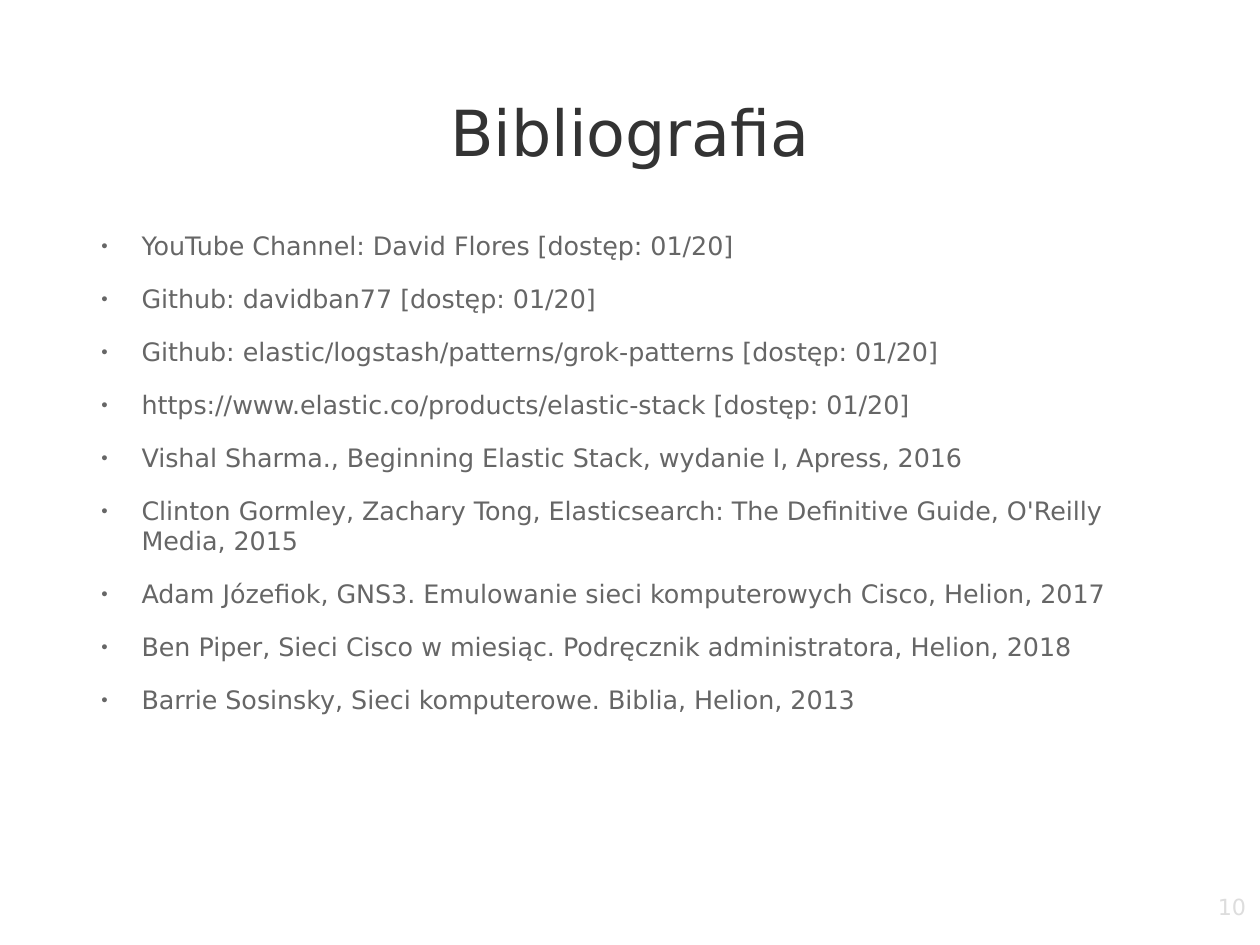
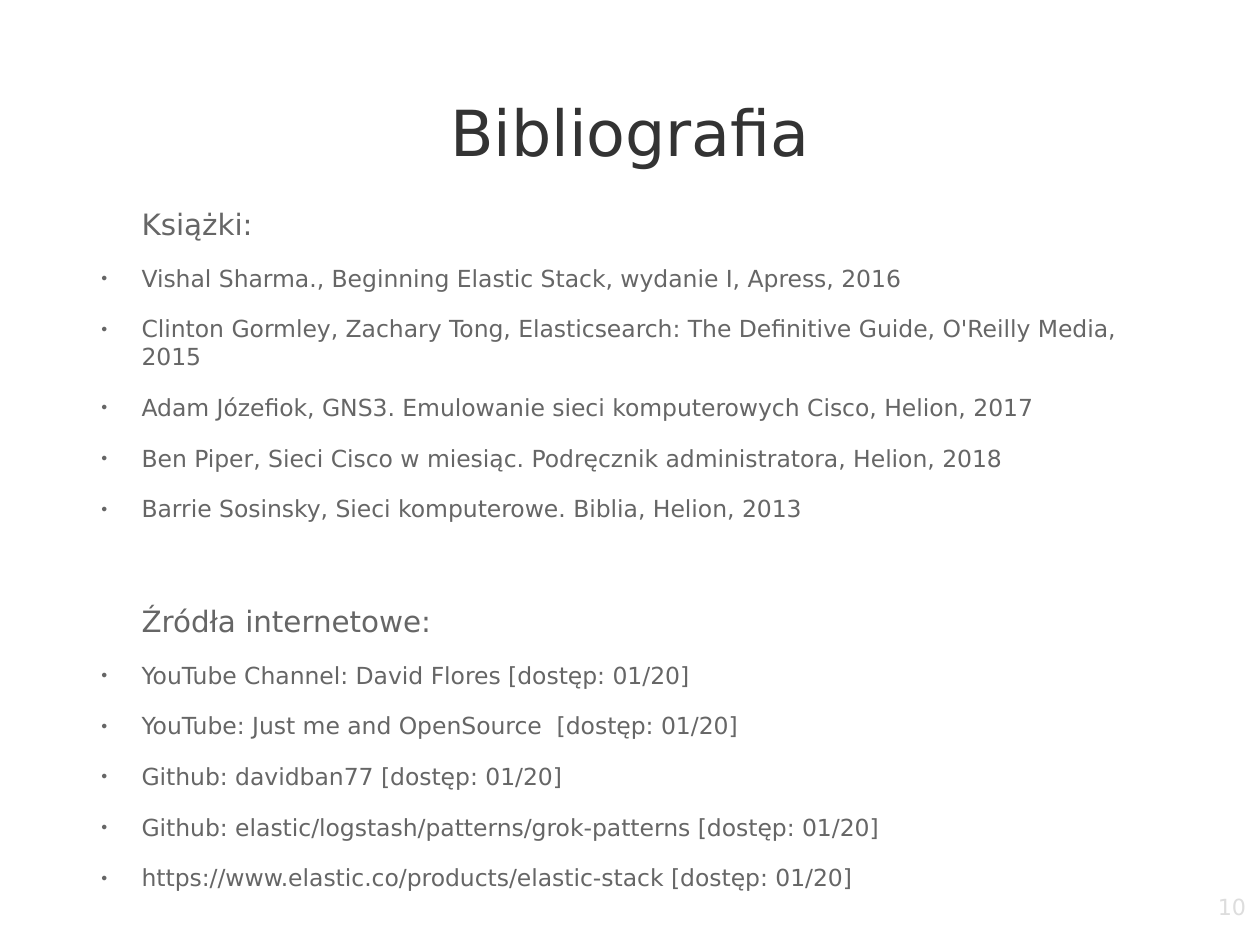
Before and after one commit to szymow/ELK, a slide deck: slide 10 of praca-magisterska.odp. Drawn at 1260x945 pixels with LibreOffice and Linux fonts; fonts in the diff are those of the drawing; background and template pictures are left out. Boxes give left, top, right and bottom in pixels: in the first picture for what was removed or moved away, otherwise in the second. Text is boxed around its words. In the diff, an @@ line names an element or a change of style, - is before the commit and + after.

```diff
--- a/praca-magisterska.odp
+++ b/praca-magisterska.odp
@@ text "Książki:": place and size @@
-text "Książki:" at [142,235,1104,715]
+text "Książki:" at [142,212,1116,891]
@@ text at [142,212,253,241]: text changed; size 16 to 18.5 pt @@
-● YouTube Channel: David Flores [dostęp: 01/20]
-● Github: davidban77 [dostęp: 01/20]
-● Github: elastic/logstash/patterns/grok-patterns [dostęp: 01/20]
-● https://www.elastic.co/products/elastic-stack [dostęp: 01/20]
+Książki:
@@ text at [142,269,1116,522]: size 16 to 14.8 pt in "Vishal Sharma., Beginning Elastic Stack, wydanie I, ...", "Clinton Gormley, Zachary Tong, Elasticsearch: The Definitive ...", "Adam Józefiok, GNS3. Emulowanie sieci komputerowych Cisco, ...", "Ben Piper, Sieci Cisco w miesiąc. Podręcznik ..." and 1 more places @@
@@ text at [142,608,879,891]: paragraphs added @@
+Źródła internetowe:
+● YouTube Channel: David Flores [dostęp: 01/20]
+● YouTube: Just me and OpenSource [dostęp: 01/20]
+● Github: davidban77 [dostęp: 01/20]
+● Github: elastic/logstash/patterns/grok-patterns [dostęp: 01/20]
+● https://www.elastic.co/products/elastic-stack [dostęp: 01/20]
```
Also in this commit, not shown: 1 other slide changed, 2 slides added, 2 slides removed.
